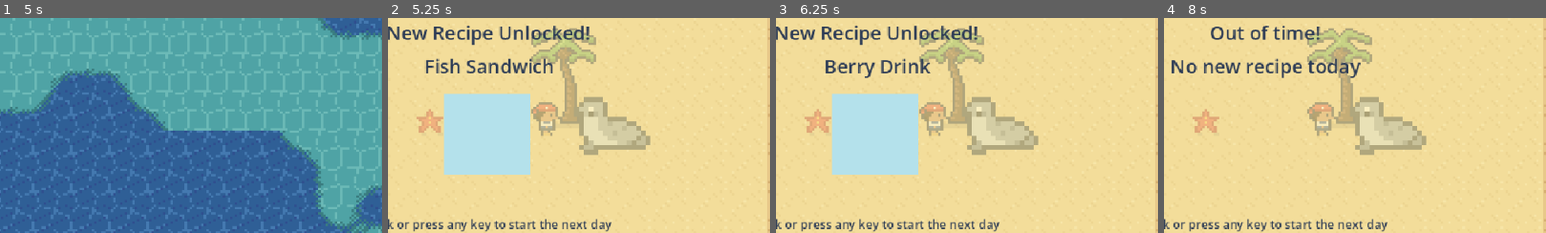
Above: before the commit, frames 1-4 (left to right).
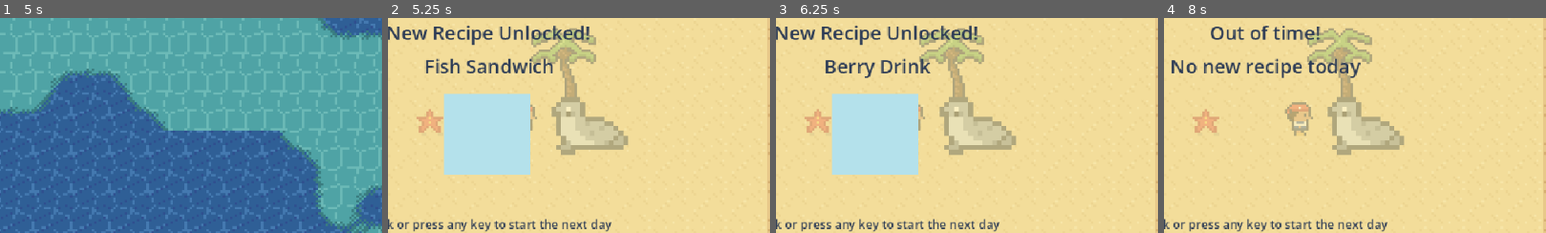
Above: after the commit, the same moments.

Repository: Virhamand/Seal-of-Approval
Game: Godot game, scene res://tests/state_machine_test.tscn
Same seed, same stepped clock (60 frames per second), same inputs: the game is played once before the commit and once after it. This scene is started directly instead of the project's main scene.
Inputs (mouse positions are % of the whole screen's width and height, from its top left):
- Up to frame 1 (5 s): tap Enter (ui_accept) at 0.5, 0.77, 1.52, 3.02, 3.77, 4.52 s; move the mouse to (45, 70) at 0.52 s; hold Up (up) 0.53-2.03 s; tap E at 0.6, 4.35 s; click (45, 70) at 0.67 s; move the mouse to (80, 65) at 1.27 s; tap Space at 1.35 s; move the mouse to (20, 35) at 2.02 s; hold A (left) 2.03-3.53 s; tap Keypad Enter at 2.1 s; move the mouse to (55, 50) at 2.77 s; tap Q at 2.85 s; click (55, 50) at 2.92 s; move the mouse to (35, 25) at 3.52 s; hold S (down) 3.53-4.28 s; tap X at 3.6 s; move the mouse to (72, 45) at 4.27 s; hold Right (right) from 4.28 s (still down)
- Up to frame 2 (5.25 s): move the mouse to (30, 55) at 5.02 s; release Right (right) at 5.03 s; hold Up (up) from 5.03 s (still down); tap Space at 5.1 s; click (30, 55) at 5.17 s
- Up to frame 3 (6.25 s): release Up (up) at 5.75 s; click "Running_restaurant (new day)" at 5.75 s
- Up to frame 4 (8 s): click "Running_restaurant (new day)" at 6.5 s; move the mouse to (60, 28) at 7.27 s; hold Right (right) from 7.28 s (still down); tap Keypad Enter at 7.35 s; tap Enter (ui_accept) at 7.52 s
The pictures show only the part of the screen within x 37-87%, y 27-77%; the shares and areas given below are measured in that part.

Frame 1 is identical in both runs. In frame 2, 4.2% of the frame differs, in the area x 37-69%, y 36-64%; in frame 3, 4.2%; in frame 4, 4.8%, in the area x 31-69%, y 36-64%.

Commit message:
Fix sprite facing direction bug

Diff:
--- a/scripts/main.gd
+++ b/scripts/main.gd
@@ -9,6 +9,9 @@
 @export var chef_start := Vector2(560, 300)
 @export var seal_offset := Vector2(56, 0)   # where the seal appears relative to the chef
 
+## Remembered across visits so the chef is where you left him after the mini-game.
+static var _last_chef_position := Vector2.INF
+
 var chef: CharacterBody2D
 var seal: CharacterBody2D = null
 var camera := Camera2D.new()
@@ -16,8 +19,9 @@
 
 func _ready() -> void:
 	chef = CHEF.instantiate()
-	chef.position = chef_start
+	chef.position = chef_start if _last_chef_position == Vector2.INF else _last_chef_position
 	add_child(chef)
+	tree_exiting.connect(func(): _last_chef_position = chef.position)
 	_setup_camera()
 
 
@@ -26,10 +30,13 @@
 		GameState.State.WALKING_ON_BEACH:
 			_remove_seal()
 			chef.can_move = true
+			chef.face("down")   # player in control: start facing down
 		GameState.State.TALKING_TO_SEAL:
 			chef.can_move = false
-			chef.facing = "right"
 			_spawn_seal()
+			# face each other
+			chef.face(dir_name(seal.position - chef.position))
+			seal.face(dir_name(chef.position - seal.position))
 
 
 func _spawn_seal() -> void:
@@ -37,9 +44,15 @@
 		return
 	seal = SEAL.instantiate()
 	seal.can_move = false
-	seal.facing = "left"
 	seal.position = chef.position + seal_offset
 	add_child(seal)
+
+
+## "down"/"left"/"right"/"up" for the main direction of vector `v`.
+static func dir_name(v: Vector2) -> String:
+	if absf(v.x) > absf(v.y):
+		return "right" if v.x > 0 else "left"
+	return "down" if v.y > 0 else "up"
 
 
 func _remove_seal() -> void:
@@ -56,6 +69,7 @@
 	camera.limit_top = int(r.position.y * cell.y)
 	camera.limit_right = int(r.end.x * cell.x)
 	camera.limit_bottom = int(r.end.y * cell.y)
+	camera.position = chef.position
 	add_child(camera)
 	camera.make_current()
 
--- a/scripts/temp_restaurant_scene.gd
+++ b/scripts/temp_restaurant_scene.gd
@@ -17,6 +17,8 @@
 func enter_state(_s: GameState.State) -> void:
 	chef.can_move = true
 	seal.can_move = false
+	chef.face("down")   # player in control: start facing down
+	seal.face("down")
 	if not _spawning:
 		_spawning = true
 		_spawn_customer()
--- a/sprites/chef.gd
+++ b/sprites/chef.gd
@@ -5,6 +5,14 @@
 @export var can_move := true
 @onready var sprite: AnimatedSprite2D = $AnimatedSprite2D
 var facing := "down"
+
+
+## Turn to `dir` ("down", "left", "right", "up") and show the standing pose.
+## Called by the level whenever the game state changes.
+func face(dir: String) -> void:
+	facing = dir
+	velocity = Vector2.ZERO
+	sprite.play("idle_" + facing)
 
 func _physics_process(delta: float) -> void:
 	var dir := Input.get_vector("left", "right", "up", "down") if can_move else Vector2.ZERO
